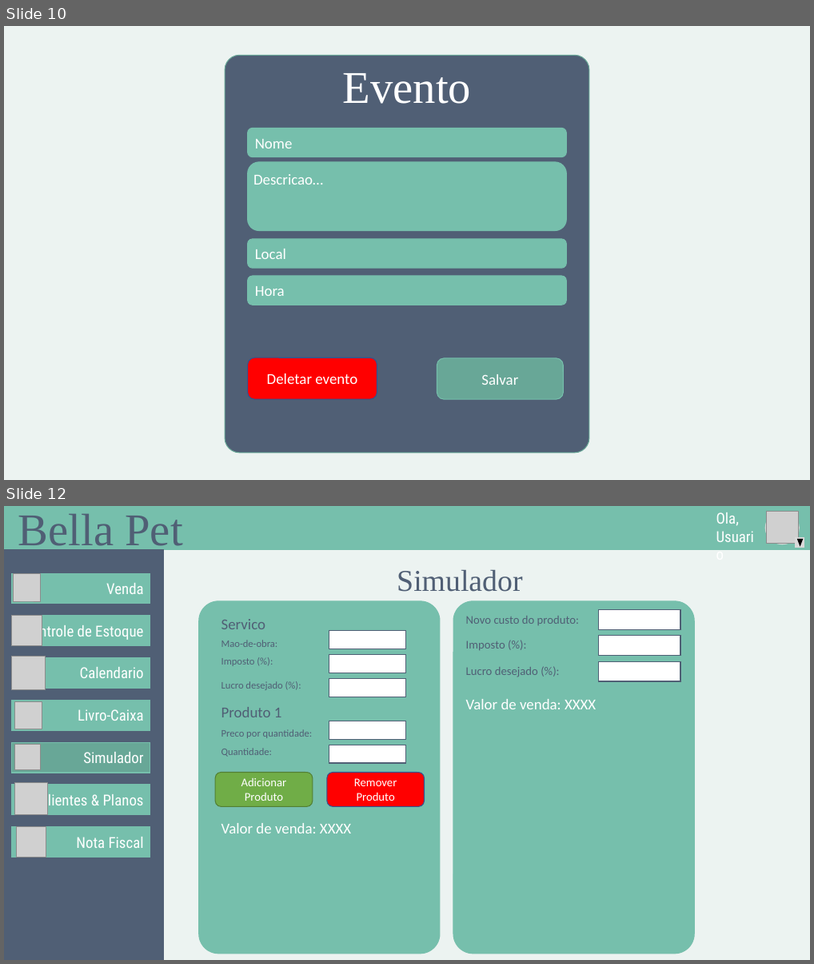
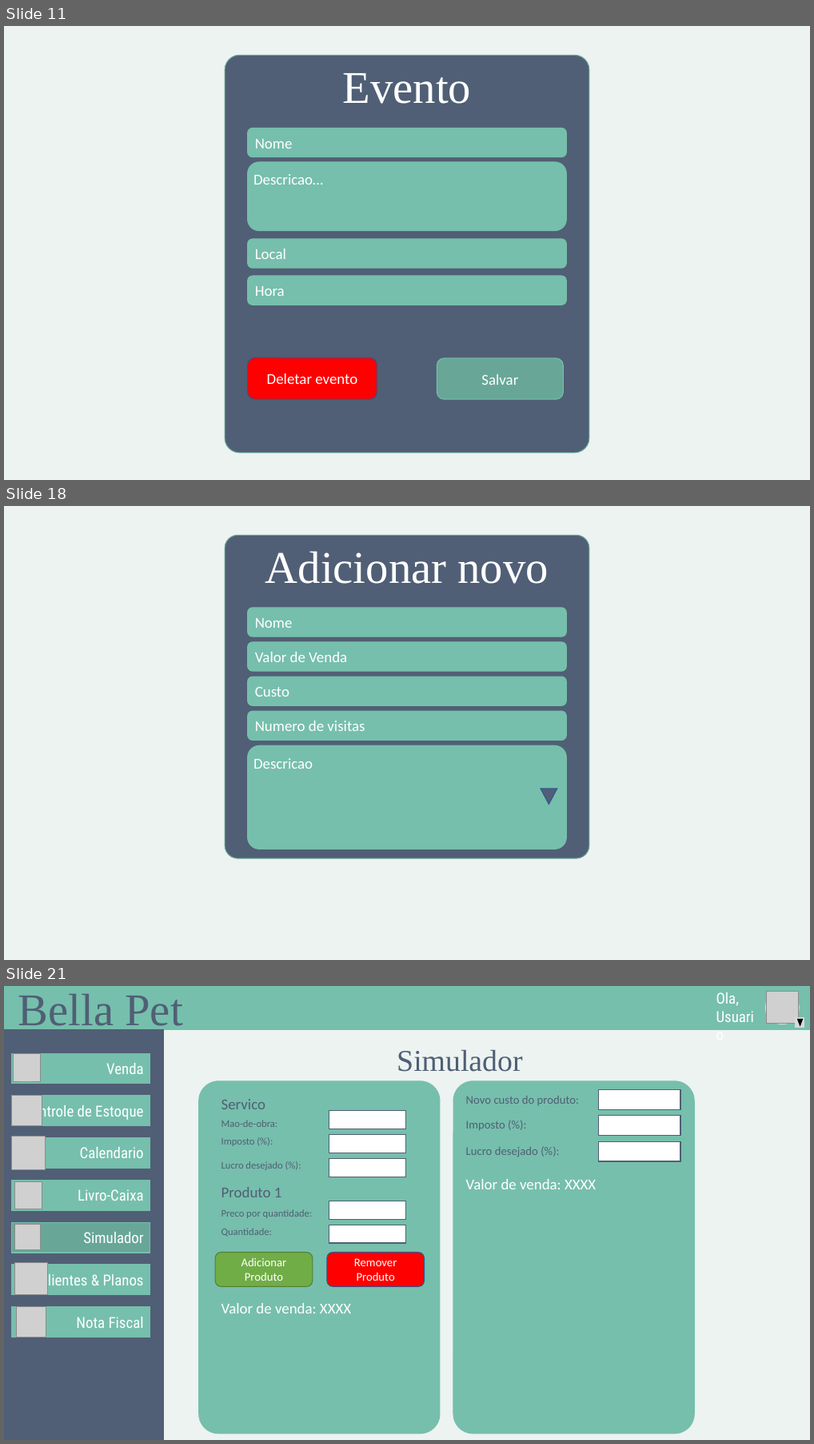
Before and after one commit to GustavoSantiago113/Administration-Help-Tool, a slide deck: Design.pptx. Shown one above the other, each under a label of ours: slides 10 and 12 before the commit, slides 11, 18 and 21 after it; the slides between them are not shown. The pictures are 814x964 and 814x1444 pixels, drawn with LibreOffice and Linux fonts; fonts in the diff are those of the drawing; grey boxes stand for pictures. Boxes give left, top, right and bottom in pixels: in the first picture for what was removed or moved away, otherwise in the second. Text is boxed around its words. In the diff, an @@ line names an element or a change of style, - is before the commit and + after.

```diff
--- a/Design.pptx
+++ b/Design.pptx
@@ slide 18 added at (4,506,810,960), background #ECF3F1 @@
@@ rounded rectangle added at (225,535,590,858), fill #505F75, outline #68A797 1 pt @@
@@ text added at (266,551,549,584), 54 pt, text #FFFFFF @@
+Adicionar novo
@@ rounded rectangle added at (248,608,566,636), fill #76BFAC, outline #76BFAC 1 pt, 18 pt, text #FFFFFF @@
+Nome
@@ rounded rectangle added at (248,642,566,671), fill #76BFAC, outline #76BFAC 1 pt, 18 pt, text #FFFFFF @@
+Valor de Venda
@@ rounded rectangle added at (248,676,566,706), fill #76BFAC, outline #76BFAC 1 pt, 18 pt, text #FFFFFF @@
+Custo
@@ rounded rectangle added at (248,711,566,740), fill #76BFAC, outline #76BFAC 1 pt, 18 pt, text #FFFFFF @@
+Numero de visitas
@@ rounded rectangle added at (248,745,566,849), fill #76BFAC, outline #76BFAC 1 pt @@
@@ text added at (254,758,313,768), 18 pt, text #FFFFFF @@
+Descricao
@@ triangle added at (541,788,558,804), fill #505F75, outline #325491 1 pt @@
@@ what was slide 10 is now slide 11 @@
@@ what was slide 12 is now slide 21 @@
```
Also in this commit, not shown: 5 slides changed, 9 other slides added, 7 other files.
